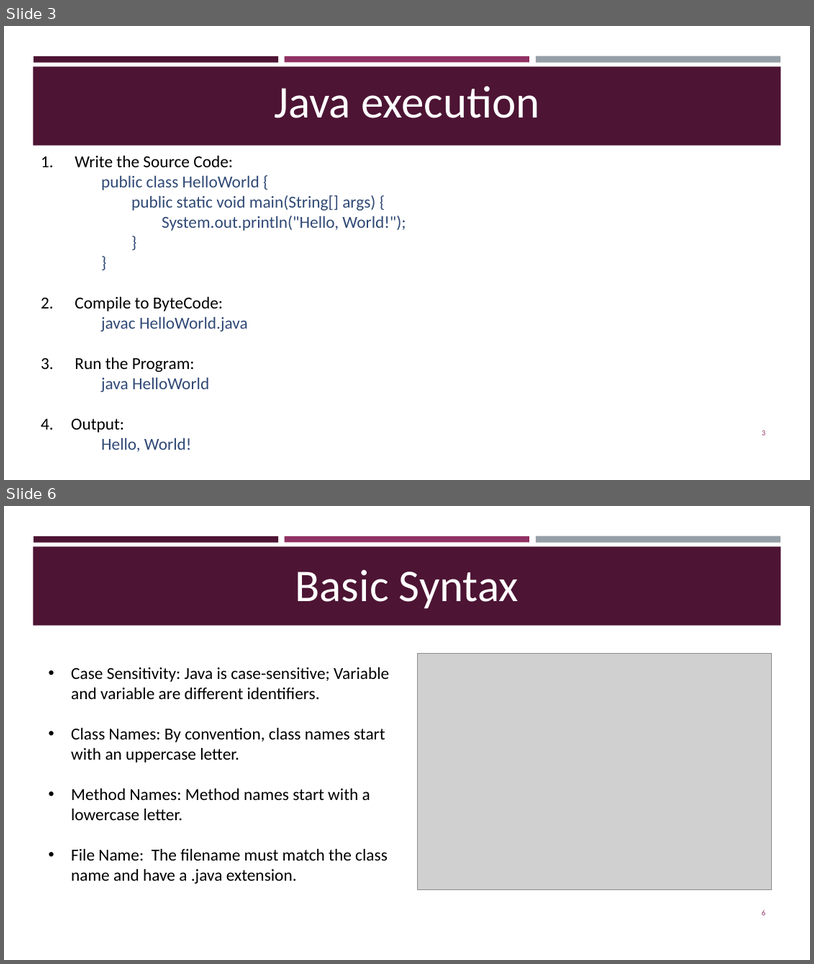
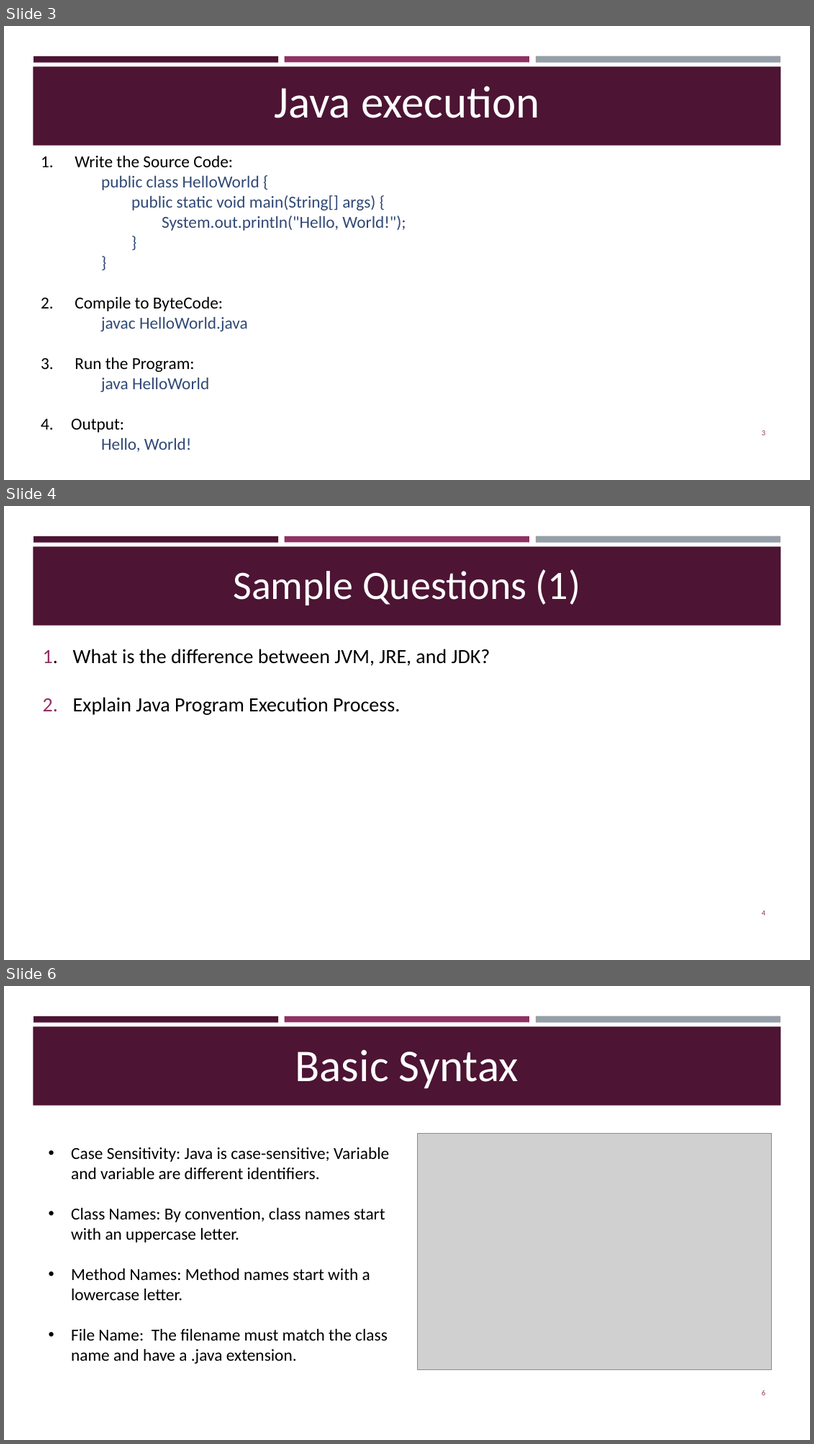
Before and after one commit to AUT-Programming/Java-Programming, a slide deck: Slides/ch1_BasicsAndObjects.pptx. Shown one above the other, each under a label of ours: slides 3 and 6 before the commit, slides 3, 4 and 6 after it; the slides between them are not shown. The pictures are 814x964 and 814x1444 pixels, drawn with LibreOffice and Linux fonts; fonts in the diff are those of the drawing; grey boxes stand for pictures. Boxes give left, top, right and bottom in pixels: in the first picture for what was removed or moved away, otherwise in the second. Text is boxed around its words. In the diff, an @@ line names an element or a change of style, - is before the commit and + after.

```diff
--- a/Slides/ch1_BasicsAndObjects.pptx
+++ b/Slides/ch1_BasicsAndObjects.pptx
@@ slide 4 added at [4, 506, 810, 960], background #FFFFFF; not listed: 4 template elements that a slide beside it also shows @@
@@ text added at [233, 569, 581, 605], 48 pt, text #FFFFFF @@
+Sample Questions (1)
@@ text added at [43, 649, 491, 715], 24 pt, text #000000 @@
+1. What is the difference between JVM, JRE, and JDK?
+2. Explain Java Program Execution Process.
@@ page number added at [762, 910, 766, 915], 9 pt, text #903163 @@
+4
```
Also in this commit, not shown: 1 slide changed, 1 slide removed.
